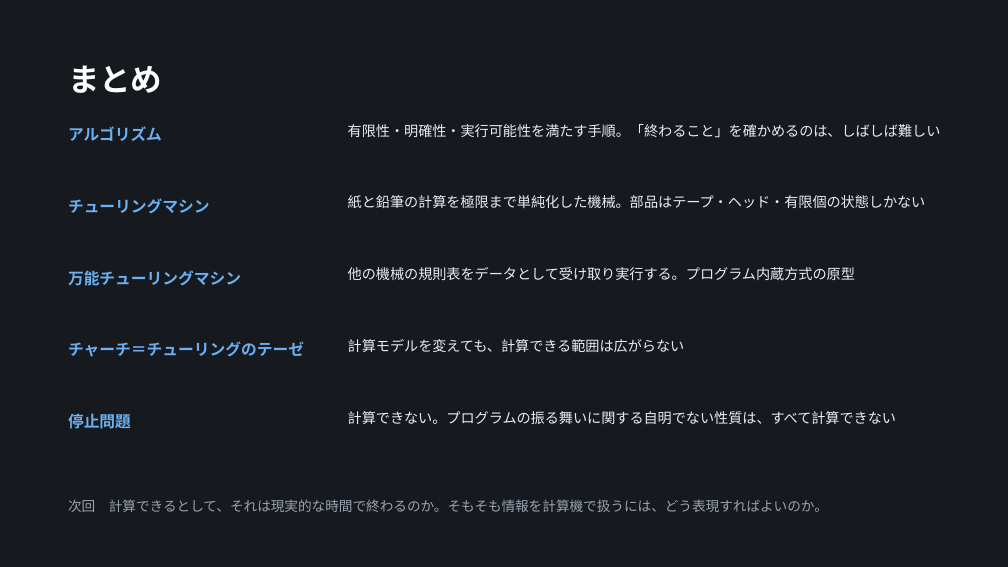
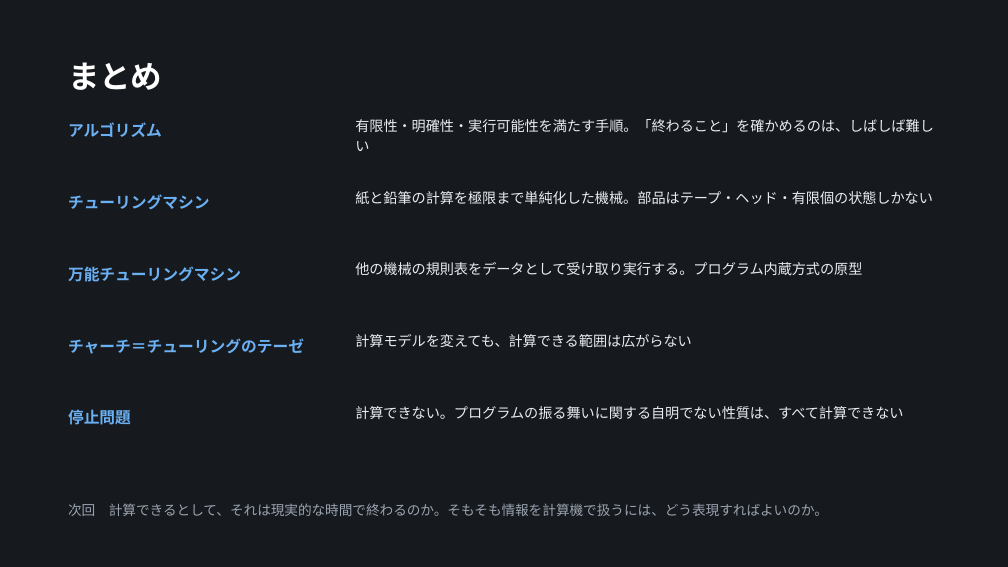
Before and after one commit to koide55/CompOutline, a slide deck: slide 22 of slides/第01回_計算とは何か.pptx. Drawn at 1008x567 pixels with LibreOffice and Linux fonts; fonts in the diff are those of the drawing. Boxes give left, top, right and bottom in pixels: in the first picture for what was removed or moved away, otherwise in the second. Text is boxed around its words. In the diff, an @@ line names an element or a change of style, - is before the commit and + after.

```diff
--- a/slides/第01回_計算とは何か.pptx
+++ b/slides/第01回_計算とは何か.pptx
@@ text "アルゴリズム": place and size @@
-text "アルゴリズム" at [68,126,162,141]
+text "アルゴリズム" at [68,122,162,137]
@@ text "有限性・明確性・実行可能性を満たす手順。「終わること」を確かめるのは、しばしば難しい": place and size @@
-text "有限性・明確性・実行可能性を満たす手順。「終わること」を確かめるのは、しばしば難しい" at [348,124,941,138]
+text "有限性・明確性・実行可能性を満たす手順。「終わること」を確かめるのは、しばしば難しい" at [355,119,934,151]
@@ text "チューリングマシン": place and size @@
-text "チューリングマシン" at [68,198,210,214]
+text "チューリングマシン" at [68,194,210,210]
@@ text "紙と鉛筆の計算を極限まで単純化した機械。部品はテープ・ヘッド・有限個の状態しかない": place and size @@
-text "紙と鉛筆の計算を極限まで単純化した機械。部品はテープ・ヘッド・有限個の状態しかない" at [348,195,926,208]
+text "紙と鉛筆の計算を極限まで単純化した機械。部品はテープ・ヘッド・有限個の状態しかない" at [355,191,933,204]
@@ text "万能チューリングマシン": place and size @@
-text "万能チューリングマシン" at [68,270,241,286]
+text "万能チューリングマシン" at [68,266,241,282]
@@ text "他の機械の規則表をデータとして受け取り実行する。プログラム内蔵方式の原型": place and size @@
-text "他の機械の規則表をデータとして受け取り実行する。プログラム内蔵方式の原型" at [348,267,855,281]
+text "他の機械の規則表をデータとして受け取り実行する。プログラム内蔵方式の原型" at [355,262,862,276]
@@ text "計算モデルを変えても、計算できる範囲は広がらない": place and size @@
-text "計算モデルを変えても、計算できる範囲は広がらない" at [348,339,685,352]
+text "計算モデルを変えても、計算できる範囲は広がらない" at [355,334,692,347]
@@ text "停止問題": place and size @@
-text "停止問題" at [68,413,131,429]
+text "停止問題" at [68,409,131,425]
@@ line spacing 20pt to 19pt in 5 elements at [355,119,934,151], [355,191,933,204], [355,262,862,276], [355,334,692,347], [355,406,903,419] @@
@@ text "計算できない。プログラムの振る舞いに関する自明でない性質は、すべて計算できない": place and size @@
-text "計算できない。プログラムの振る舞いに関する自明でない性質は、すべて計算できない" at [348,411,896,424]
+text "計算できない。プログラムの振る舞いに関する自明でない性質は、すべて計算できない" at [355,406,903,419]
@@ text "次回 計算できるとして、それは現実的な時間で終わるのか。そもそも情報を計算機で扱うには、どう表現すればよいのか。": place and size @@
-text "次回 計算できるとして、それは現実的な時間で終わるのか。そもそも情報を計算機で扱うには、どう表現すればよいのか。" at [68,499,828,512]
+text "次回 計算できるとして、それは現実的な時間で終わるのか。そもそも情報を計算機で扱うには、どう表現すればよいのか。" at [68,503,828,516]
```
Also in this commit, not shown: 21 other slides changed, 32 other files.
